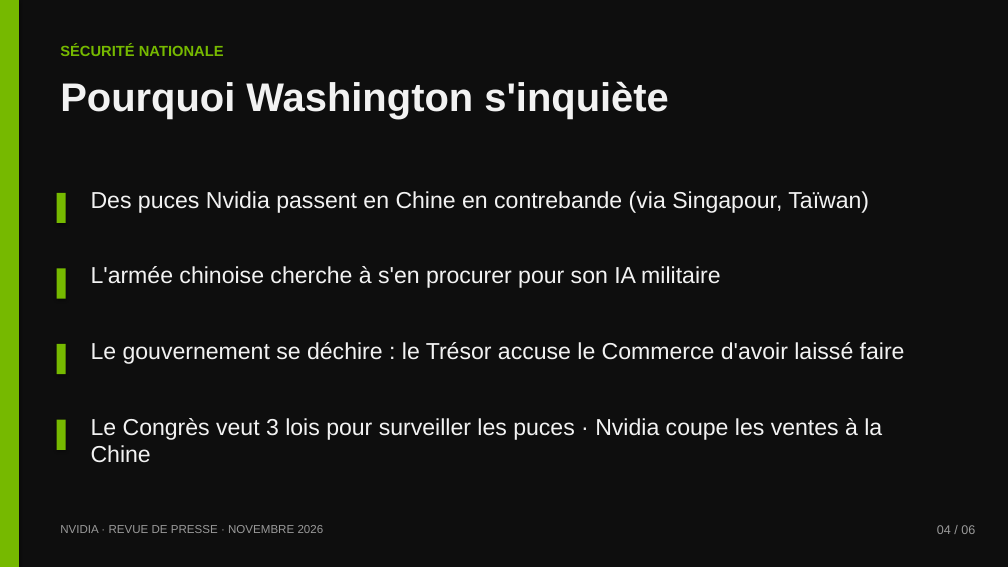
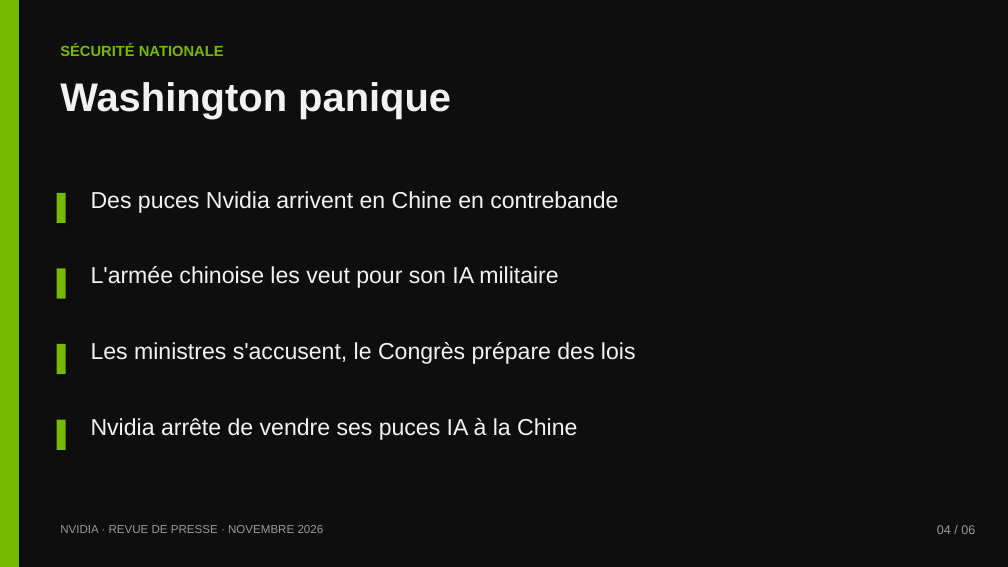
Before and after one commit to dehamnaadam-hue/Encole, a slide deck: slide 4 of nvidia/Nvidia-revue-de-presse.pptx. Drawn at 1008x567 pixels with LibreOffice and Linux fonts; fonts in the diff are those of the drawing. Boxes give left, top, right and bottom in pixels: in the first picture for what was removed or moved away, otherwise in the second. Text is boxed around its words. In the diff, an @@ line names an element or a change of style, - is before the commit and + after.

```diff
--- a/nvidia/Nvidia-revue-de-presse.pptx
+++ b/nvidia/Nvidia-revue-de-presse.pptx
@@ text at (60, 82, 451, 120): text changed @@
-Pourquoi Washington s'inquiète
+Washington panique
@@ text at (91, 191, 618, 213): text changed @@
-Des puces Nvidia passent en Chine en contrebande (via Singapour, Taïwan)
+Des puces Nvidia arrivent en Chine en contrebande
@@ text at (91, 266, 558, 288): text changed @@
-L'armée chinoise cherche à s'en procurer pour son IA militaire
+L'armée chinoise les veut pour son IA militaire
@@ text at (91, 342, 636, 364): text changed @@
-Le gouvernement se déchire : le Trésor accuse le Commerce d'avoir laissé faire
+Les ministres s'accusent, le Congrès prépare des lois
@@ text at (91, 418, 577, 440): text changed @@
-Le Congrès veut 3 lois pour surveiller les puces · Nvidia coupe les ventes à la Chine
+Nvidia arrête de vendre ses puces IA à la Chine
```
Also in this commit, not shown: 4 other slides changed, 1 other file.
